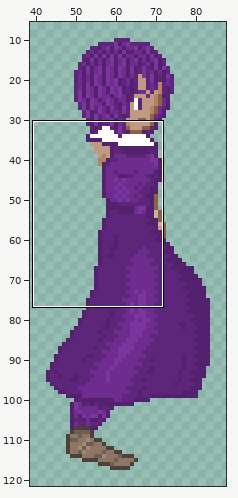
Edited in one commit: pixel-art file (artwork/vichi/vichi-3_2.ase). The picture above shows the old version from afar; the outline marks the close-up.
Close-up. Before:
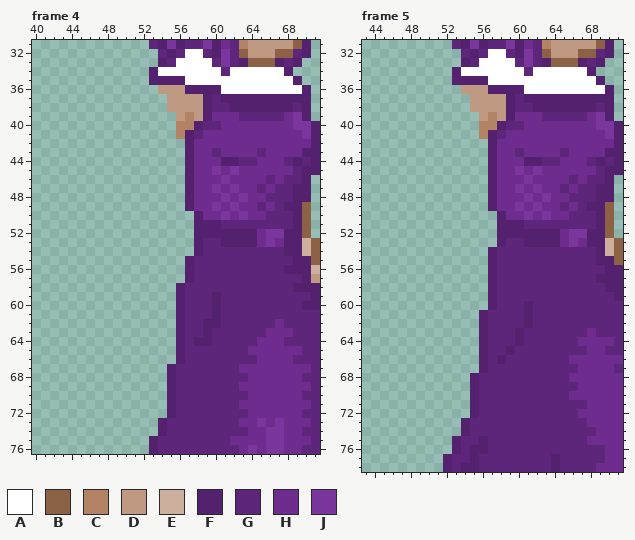
128x128 pixels, 14 frames. Shown: frame 4: x 40..71, y 31..76; frame 5: x 43..71, y 31..78. The wide view leaves out empty margins. The commit also changed other frames or places, which this record leaves out.
Visible layers, top first: "Hair", "Head", "Dress Upper", "Dress Lower", "Leg Left", "Leg Right", "Torso", "Arm Right", "Hair Behind".
Palette (. is transparent): A #ffffff  B #8c6146  C #b38366  D #bf9982  E #ccaf9d  F #53216d  G #5e267b  H #6e2c8e  J #7b369e
Pixels before, frame 4, first column x 53:
31 GFJFGGJFHGCDDDDDBF.
32 .GFGAAGFJGBDDDBBGF.
33 .FGAAAAGJGFBBBFGF..
34 FAAAAAAAGAAAAAAF...
35 FFFFAAAAAAAAAAAAF..
36 .DDDFFFFAAAAAAAAAF.
37 ..DDDDFGFFFFFFFFFF.
38 ..DDDDFGGFFFFFFFGF.
39 ...DCDFHHHGGGGGHJF.
40 ...CCFGGHHHHHHHHJJF
41 ...CFGHHHHHHHHHHHJF
42 ....FHHHHHHHHHHHHHF
43 ....FHHGHHHHGHHHHFF
44 ....FHHHFFGGHHHGFGF
45 ....FHHJHJHHHHHHGFF
46 ....FHHHJHHHHGHGGF.
47 ....FHHJHJHHGHGGFF.
48 ....FHHHJHJHHGGGFF.
49 ....FHHJHJHHGHGFFB.
50 .....FHHJHJHHGGGFB.
51 .....FFFGGGGGGGGFB.
52 .....FFFFFFFHJJFFB.
53 .....FGGFFFFHJHFFEB
54 .....FGGGGGGGGGFFEB
55 ....FGGGGGGGGGGGFFB
56 ....FGGGGGGGGGGFFFE
57 ....FGGGGGGGGGGGGFD
58 ...FGGGGGGGGGGGGFFF
59 ...FGGGFGGGGGGGGGGF
60 ...FGGGFGGGGGGGGGFF
61 ...FGGGFGGGGGGGGGGG
62 ...FGGFFGGGGGGHGGGG
63 ...FGGFGGGGGGHHHGGG
64 ...FGFFGGGGGHHHGGGG
65 ...FGGGGGGGHHHHHHGG
66 ...FGGGGGGGGHHHHGGG
67 ..FGGGGGGGHHHHHHHHG
68 ..FGGGGGGGGHHHHHHGG
69 ..FGGGGGGGHHHHHHHHG
70 ..FGGGGGGGGHHHHHHGG
71 ..FGGGGGGGHHHHHHHHG
72 ..FGGGGGGGGHHHHHHGG
73 .FGGGGGGGGHHJHJHHHG
74 .FGGGGGGGGGHHJJHHGG
75 FGGGGGGGGHHHHJJHHHG
76 FGGGGGGGGGHJHJJHHGG
Pixels before, frame 5, first column x 52:
31 .GFJFGGJFHGCDDDDDBF.
32 ..GFGAAGFJGBDDDBBGF.
33 ..FGAAAAGJGFBBBFGF..
34 .FAAAAAAAGAAAAAAF...
35 .FFFFAAAAAAAAAAAAF..
36 ..DDDFFFFAAAAAAAAAF.
37 ...DDDDFGFFFFFFFFFF.
38 ...DDDDFGGFFFFFFFGF.
39 ....DCDFHHHGGGGGHJF.
40 ....CCFGGHHHHHHHHJJF
41 ....CFGHHHHHHHHHHHJF
42 .....FHHHHHHHHHHHHHF
43 .....FHHGHHHHGHHHHFF
44 .....FHHHFFGGHHHGFGF
45 .....FHHJHJHHHHHHGFF
46 .....FHHHJHHHHGHGGF.
47 .....FHHJHJHHGHGGFF.
48 .....FHHHJHJHHGGGFF.
49 .....FHHJHJHHGHGFFB.
50 ......FHHJHJHHGGGFB.
51 ......FFFGGGGGGGGFB.
52 ......FFFFFFFHJJFFB.
53 ......FGGFFFFHJHFFEB
54 .....FGGGGGGGGGGGFEB
55 .....FGGGGGGGGGGGFFB
56 .....FGGGGGGGGGGGGFF
57 .....FGGGGGGGGGGGFFF
58 .....FGGGGGGGGGGGGFF
59 .....FGGGGGGGGGGGGGF
60 .....FGGGFGGGGGGGGGG
61 ....FGGGGFGGGGGGGGGG
62 ....FGGGGFGGGGGGGGGG
63 ....FGGGFGGGGGGGHGGG
64 ....FGGGFGGGGGGHHHHG
65 ....FGGFGGGGGGGGHHGG
66 ....FGFGGGGGGGHHHHHH
67 ....FGGGGGGGGGGHHHHG
68 ...FGGGGGGGGGGHHHHHH
69 ...FGGGGGGGGGGGHHHHH
70 ...FGGGGGGGGGGHHHHHH
71 ...FGGGGGGGGGGGGHHHH
72 ...FGGGGGGGGGGGHHHHH
73 ..FGGGGGGGGGGGGGHHHH
74 ..FGGGGGGGGGGGGGGHHH
75 .FGGFGGGGGGGGGGGHHHH
76 .FGFFGGGGGGGGGGGGGHH
77 FGGFGGGGGGGGFGGGGGHH
78 FGFFGGGGGGGGFGGGGHHH
After the commit:
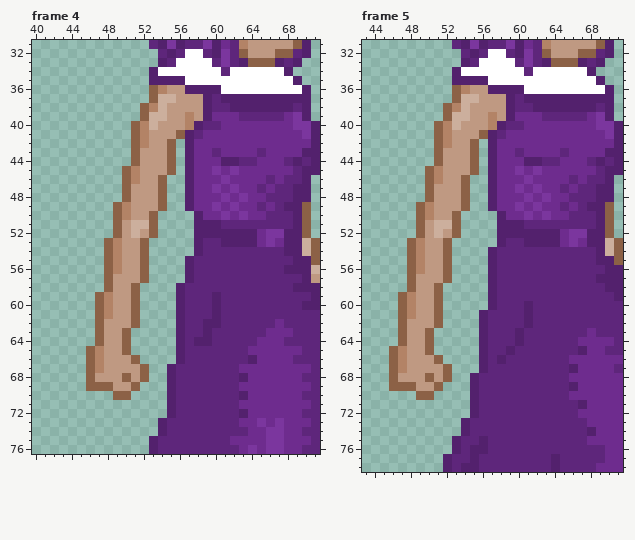
Difference:
layer "Arm Left" now shown
Changed rows in their new state; - is an unchanged pixel.
Frame 4, layers "Arm Left", "Dress Lower":
first column x 46:
36 -------BC----------
37 -------BEE---------
38 ------BCE----------
39 ------BEED---------
40 -----BCEDDD--------
41 -----BCDDDB--------
42 -----BCDDB---------
43 -----BDDDB---------
44 -----BDDDB---------
45 ----BCDDDB---------
46 ----BCDDB----------
47 ----BDDDB----------
48 ----BDDDB----------
49 ---BCDDDB----------
50 ---BCDDB-----------
51 ---BDEEB-----------
52 ---BDEDB-----------
53 --BCDDB------------
54 --BCDDB------------
55 --BCDDB------------
56 --BCDDB------------
57 --BDDDB------------
58 --BDDB-------------
59 -BCDDB-------------
60 -BCDDB-------------
61 -BCDDB-------------
62 -BDDDB-------------
63 -BDDB--------------
64 -BDDB--------------
65 BCDDB--------------
66 BCDDDB------------F
67 BCDDDDB------------
68 BDDDBDB----------F-
69 BBBDDB-------------
70 ---BB------------F-
72 -----------------F-
Frame 5, layers "Arm Left", "Dress Lower":
first column x 46:
36 -------BC--------------
37 -------BEE-------------
38 ------BCE--------------
39 ------BEED-------------
40 -----BCEDDD------------
41 -----BCDDDB------------
42 -----BCDDB-------------
43 -----BDDDB-------------
44 -----BDDDB-------------
45 ----BCDDDB-------------
46 ----BCDDB--------------
47 ----BDDDB--------------
48 ----BDDDB--------------
49 ---BCDDDB--------------
50 ---BCDDB---------------
51 ---BDEEB---------------
52 ---BDEDB---------------
53 --BCDDB----------------
54 --BCDDB----------------
55 --BCDDB----------------
56 --BCDDB----------------
57 --BDDDB----------------
58 --BDDB-----------------
59 -BCDDB-----------------
60 -BCDDB-----------------
61 -BCDDB-----------------
62 -BDDDB-----------------
63 -BDDB------------------
64 -BDDB------------------
65 BCDDB----------------F-
66 BCDDDB-----------------
67 BCDDDDB-------------F--
68 BDDDBDB----------------
69 BBBDDB--------------F--
70 ---BB------------------
71 ---------------------F-
74 ----------------------F
Changed places in both close-ups, as pixel boxes (x1, y1, x2, y2):
changed: (86, 85, 185, 400)
changed: (239, 355, 257, 418)
changed: (389, 85, 488, 400)
changed: (569, 346, 596, 436)
